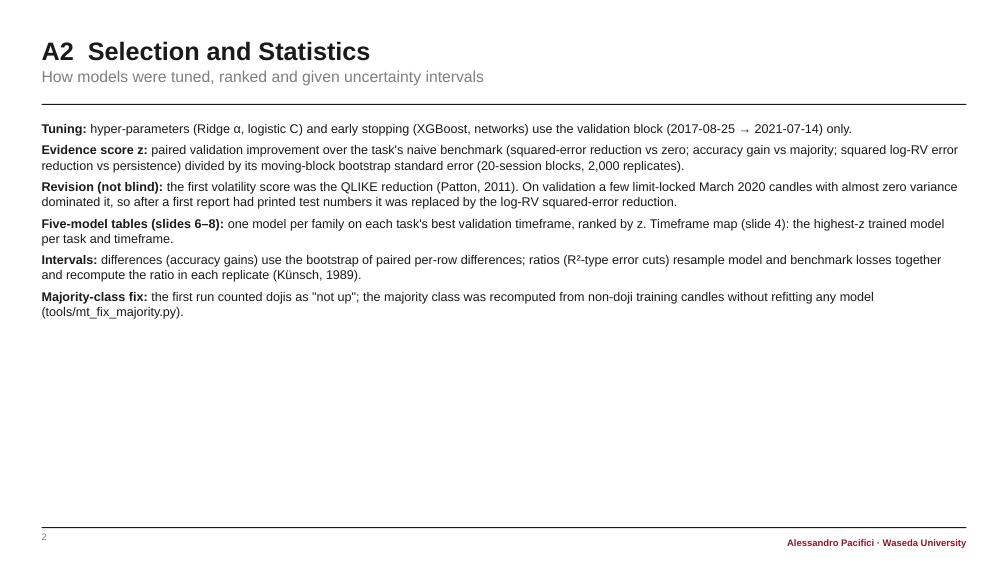
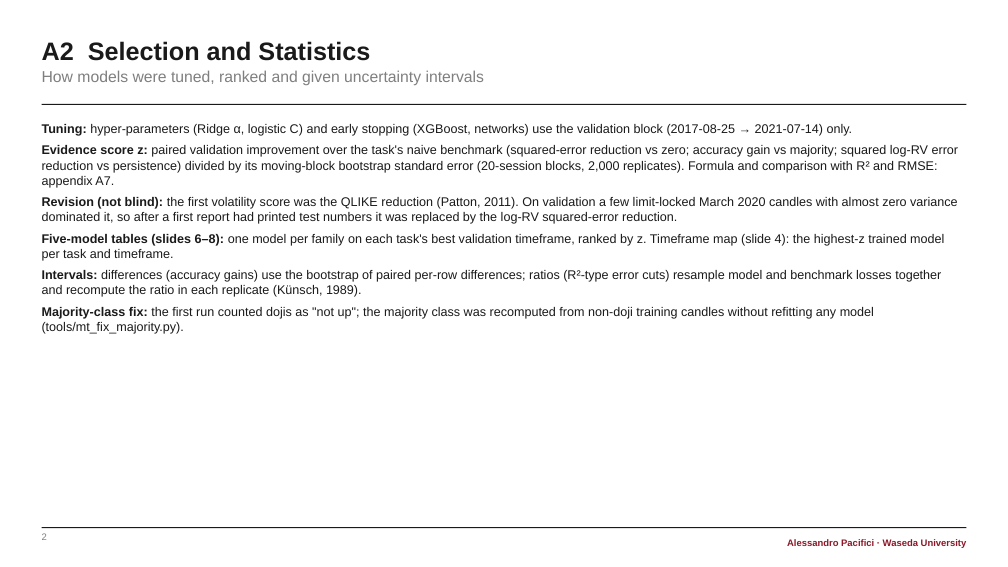
Before and after one commit to Paciooo/Project_ai_ML_bigdata, a slide deck: slide 2 of presentation/NASDAQ_multitarget_appendix.pptx. Drawn at 1008x567 pixels with LibreOffice and Linux fonts; fonts in the diff are those of the drawing. Boxes give left, top, right and bottom in pixels: in the first picture for what was removed or moved away, otherwise in the second. Text is boxed around its words. In the diff, an @@ line names an element or a change of style, - is before the commit and + after.

```diff
--- a/presentation/NASDAQ_multitarget_appendix.pptx
+++ b/presentation/NASDAQ_multitarget_appendix.pptx
@@ text at (42, 145, 959, 188): text changed @@
-▪ Evidence score z: paired validation improvement over the task's naive benchmark (squared-error reduction vs zero; accuracy gain vs majority; squared log-RV error reduction vs persistence) divided by its moving-block bootstrap standard error (20-session blocks, 2,000 replicates).
+▪ Evidence score z: paired validation improvement over the task's naive benchmark (squared-error reduction vs zero; accuracy gain vs majority; squared log-RV error reduction vs persistence) divided by its moving-block bootstrap standard error (20-session blocks, 2,000 replicates). Formula and comparison with R² and RMSE: appendix A7.
```
Also in this commit, not shown: 1 slide added, 17 other files.
